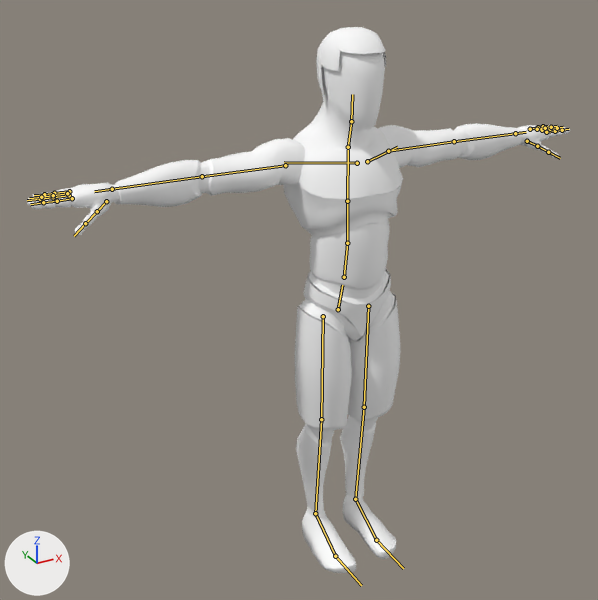
Before and after pictures for a commit that changed the glTF model play/models/player.glb.
Before and after are seen from a camera (50 mm lens) standing at (-1.36, -2.15, 2.09) and looking at (-0.17, 0.02, 1.0). The lights are fixed; the arrows at lower left show +X, +Y and +Z. The picture after the commit comes second. The bones that change, and the others that lie on the model, are drawn over the model as lines.

The first picture shows 'Player'.
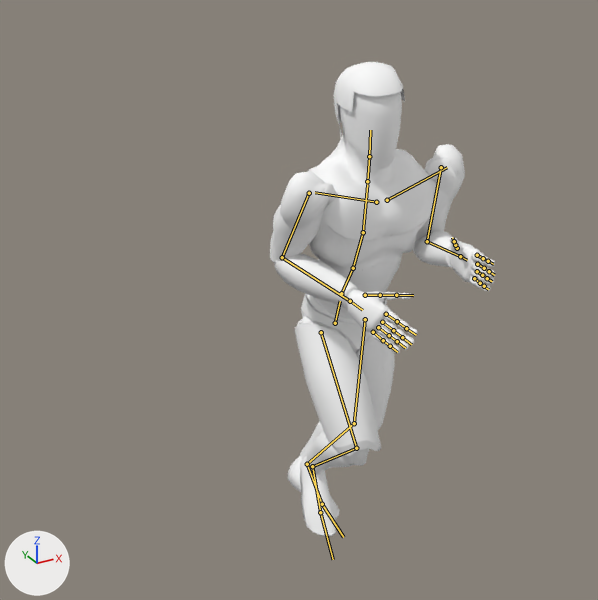
The newer file adds an action. The first version stands in its rest pose; the second is drawn at frame 4 of the action 'runCmu'.

Where the change shows, as pixel boxes (x1, y1, x2, y2) in the pictures (598 x 600 px):
'Player', posed (58% narrower, 13% shorter): before (27, 27, 570, 573); after (270, 62, 495, 537)
bone 'DEF-hips', root to tip: before (338, 309) to (342, 285); after (335, 323) to (340, 301)
bone 'DEF-spine001', root to tip: before (344, 277) to (347, 243); after (341, 293) to (353, 268)
bone 'DEF-spine002', root to tip: before (347, 243) to (347, 201); after (353, 268) to (363, 232)
bone 'DEF-spine003', root to tip: before (347, 201) to (348, 150); after (363, 232) to (367, 184)
bone 'DEF-neck', root to tip: before (348, 147) to (351, 121); after (367, 181) to (369, 156)
bone 'DEF-head', root to tip: before (351, 121) to (352, 94); after (369, 156) to (370, 130)
bone 'DEF-shoulderL', root to tip: before (367, 161) to (397, 147); after (387, 200) to (447, 167)
bone 'DEF-upper_armL', root to tip: before (388, 151) to (454, 141); after (441, 167) to (427, 241)
bone 'DEF-forearmL', root to tip: before (454, 141) to (515, 133); after (427, 241) to (460, 256)
bone 'DEF-handL', root to tip: before (515, 133) to (526, 132); after (460, 256) to (467, 260)
bone 'DEF-shoulderR', root to tip: before (357, 163) to (284, 162); after (376, 202) to (315, 192)
bone 'DEF-upper_armR', root to tip: before (285, 165) to (202, 176); after (309, 193) to (282, 257)
bone 'DEF-forearmR', root to tip: before (202, 176) to (112, 189); after (282, 257) to (350, 301)
bone 'DEF-handR', root to tip: before (112, 189) to (94, 191); after (350, 301) to (362, 310)
bone 'DEF-thighL', root to tip: before (368, 306) to (364, 407); after (365, 319) to (354, 423)
bone 'DEF-shinL', root to tip: before (364, 407) to (355, 499); after (354, 423) to (307, 464)
bone 'DEF-footL', root to tip: before (355, 499) to (376, 540); after (307, 464) to (322, 504)
bone 'DEF-toeL', root to tip: before (376, 540) to (403, 568); after (322, 504) to (343, 537)
bone 'DEF-thighR', root to tip: before (323, 316) to (321, 419); after (321, 332) to (356, 448)
bone 'DEF-shinR', root to tip: before (321, 419) to (315, 513); after (356, 448) to (312, 466)
bone 'DEF-footR', root to tip: before (315, 513) to (335, 556); after (312, 466) to (320, 512)
bone 'DEF-toeR', root to tip: before (335, 556) to (361, 585); after (320, 512) to (333, 559)

Edits to the bpy script that builds the scene:
```text
Change bone_def_hips:
    where bone_def_hips = bpy.data.objects['Rig'].pose.bones['DEF-hips']  # child of 'root'
    bone_def_hips.location: (0.0, 0.0, 0.0) -> (0.002, -0.063, -0.004)
    bone_def_hips.rotation_quaternion: (1.0, 0.0, 0.0, 0.0) -> (0.999, 0.039, 0.013, 0.017)  # degrees (0, 0, 0) -> degrees (4, 1, 2)
Change bone_def_spine001:
    where bone_def_spine001 = bpy.data.objects['Rig'].pose.bones['DEF-spine001']  # child of 'DEF-hips'
    bone_def_spine001.rotation_quaternion: (1.0, 0.0, 0.0, 0.0) -> (0.989, 0.141, -0.005, -0.036)  # degrees (0, 0, 0) -> degrees (16, 0, -4)
Change bone_def_spine002:
    where bone_def_spine002 = bpy.data.objects['Rig'].pose.bones['DEF-spine002']  # child of 'DEF-spine001'
    bone_def_spine002.rotation_quaternion: (1.0, 0.0, 0.0, 0.0) -> (1.0, -0.01, 0.0, 0.003)  # degrees (0, 0, 0) -> degrees (-1, 0, 0)
Change bone_def_spine003:
    where bone_def_spine003 = bpy.data.objects['Rig'].pose.bones['DEF-spine003']  # child of 'DEF-spine002'
    bone_def_spine003.rotation_quaternion: (1.0, 0.0, 0.0, 0.0) -> (0.996, -0.091, -0.001, 0.024)  # degrees (0, 0, 0) -> degrees (-10, 0, 3)
Change bone_def_neck:
    where bone_def_neck = bpy.data.objects['Rig'].pose.bones['DEF-neck']  # child of 'DEF-spine003'
    bone_def_neck.rotation_quaternion: (1.0, 0.0, 0.0, 0.0) -> (0.995, -0.08, -0.048, 0.031)  # degrees (0, 0, 0) -> degrees (-9, -5, 4)
Change bone_def_head:
    where bone_def_head = bpy.data.objects['Rig'].pose.bones['DEF-head']  # child of 'DEF-neck'
    bone_def_head.rotation_quaternion: (1.0, 0.0, 0.0, 0.0) -> (0.999, 0.043, -0.015, 0.01)  # degrees (0, 0, 0) -> degrees (5, -2, 1)
Change bone_def_shoulderl:
    where bone_def_shoulderl = bpy.data.objects['Rig'].pose.bones['DEF-shoulderL']  # child of 'DEF-spine003'
    bone_def_shoulderl.rotation_quaternion: (1.0, 0.0, 0.0, 0.0) -> (0.946, 0.184, 0.005, -0.267)  # degrees (0, 0, 0) -> degrees (20, 6, -30)
Change bone_def_upper_arml:
    where bone_def_upper_arml = bpy.data.objects['Rig'].pose.bones['DEF-upper_armL']  # child of 'DEF-shoulderL'
    bone_def_upper_arml.rotation_quaternion: (1.0, 0.0, 0.0, 0.0) -> (0.611, 0.181, 0.028, -0.77)  # degrees (0, 0, 0) -> degrees (11, 18, -101)
Change bone_def_forearml:
    where bone_def_forearml = bpy.data.objects['Rig'].pose.bones['DEF-forearmL']  # child of 'DEF-upper_armL'
    bone_def_forearml.rotation_quaternion: (1.0, 0.0, 0.0, 0.0) -> (0.558, 0.716, 0.007, 0.419)  # degrees (0, 0, 0) -> degrees (92, -36, 36)
Change bone_def_handl:
    where bone_def_handl = bpy.data.objects['Rig'].pose.bones['DEF-handL']  # child of 'DEF-forearmL'
    bone_def_handl.rotation_quaternion: (1.0, 0.0, 0.0, 0.0) -> (0.967, -0.012, -0.256, -0.009)  # degrees (0, 0, 0) -> degrees (-1, -30, -1)
Change bone_def_shoulderr:
    where bone_def_shoulderr = bpy.data.objects['Rig'].pose.bones['DEF-shoulderR']  # child of 'DEF-spine003'
    bone_def_shoulderr.rotation_quaternion: (1.0, 0.0, 0.0, 0.0) -> (0.962, 0.15, -0.003, 0.228)  # degrees (0, 0, 0) -> degrees (17, -4, 26)
Change bone_def_upper_armr:
    where bone_def_upper_armr = bpy.data.objects['Rig'].pose.bones['DEF-upper_armR']  # child of 'DEF-shoulderR'
    bone_def_upper_armr.rotation_quaternion: (1.0, 0.0, 0.0, 0.0) -> (0.569, 0.137, -0.192, 0.788)  # degrees (0, 0, 0) -> degrees (-9, -26, 111)
Change bone_def_forearmr:
    where bone_def_forearmr = bpy.data.objects['Rig'].pose.bones['DEF-forearmR']  # child of 'DEF-upper_armR'
    bone_def_forearmr.rotation_quaternion: (1.0, 0.0, 0.0, 0.0) -> (0.636, 0.665, -0.007, -0.39)  # degrees (0, 0, 0) -> degrees (82, 31, -36)
Change bone_def_handr:
    where bone_def_handr = bpy.data.objects['Rig'].pose.bones['DEF-handR']  # child of 'DEF-forearmR'
    bone_def_handr.rotation_quaternion: (1.0, 0.0, 0.0, 0.0) -> (0.993, -0.012, 0.117, 0.005)  # degrees (0, 0, 0) -> degrees (-1, 13, 0)
Change bone_def_thighl:
    where bone_def_thighl = bpy.data.objects['Rig'].pose.bones['DEF-thighL']  # child of 'DEF-hips'
    bone_def_thighl.rotation_quaternion: (1.0, 0.0, 0.0, 0.0) -> (0.996, -0.061, -0.002, 0.072)  # degrees (0, 0, 0) -> degrees (-7, 0, 8)
Change bone_def_shinl:
    where bone_def_shinl = bpy.data.objects['Rig'].pose.bones['DEF-shinL']  # child of 'DEF-thighL'
    bone_def_shinl.rotation_quaternion: (1.0, 0.0, 0.0, 0.0) -> (0.947, 0.322, 0.006, 0.002)  # degrees (0, 0, 0) -> degrees (38, 1, 0)
Change bone_def_footl:
    where bone_def_footl = bpy.data.objects['Rig'].pose.bones['DEF-footL']  # child of 'DEF-shinL'
    bone_def_footl.rotation_quaternion: (1.0, 0.0, 0.0, 0.0) -> (0.95, -0.265, -0.156, 0.052)  # degrees (0, 0, 0) -> degrees (-33, -16, 11)
Change bone_def_toel:
    where bone_def_toel = bpy.data.objects['Rig'].pose.bones['DEF-toeL']  # child of 'DEF-footL'
    bone_def_toel.rotation_quaternion: (1.0, 0.0, 0.0, 0.0) -> (-0.994, 0.083, 0.027, 0.06)  # degrees (0, 0, 0) -> degrees (-9, -4, -7)
Change bone_def_thighr:
    where bone_def_thighr = bpy.data.objects['Rig'].pose.bones['DEF-thighR']  # child of 'DEF-hips'
    bone_def_thighr.rotation_quaternion: (1.0, 0.0, 0.0, 0.0) -> (0.941, -0.339, 0.021, 0.006)  # degrees (0, 0, 0) -> degrees (-40, 3, 0)
Change bone_def_shinr:
    where bone_def_shinr = bpy.data.objects['Rig'].pose.bones['DEF-shinR']  # child of 'DEF-thighR'
    bone_def_shinr.rotation_quaternion: (1.0, 0.0, 0.0, 0.0) -> (0.768, 0.641, -0.005, -0.005)  # degrees (0, 0, 0) -> degrees (80, 0, -1)
Change bone_def_footr:
    where bone_def_footr = bpy.data.objects['Rig'].pose.bones['DEF-footR']  # child of 'DEF-shinR'
    bone_def_footr.rotation_quaternion: (1.0, 0.0, 0.0, 0.0) -> (0.976, -0.129, 0.174, 0.027)  # degrees (0, 0, 0) -> degrees (-15, 20, 1)
Change bone_def_toer:
    where bone_def_toer = bpy.data.objects['Rig'].pose.bones['DEF-toeR']  # child of 'DEF-footR'
    bone_def_toer.rotation_quaternion: (1.0, 0.0, 0.0, 0.0) -> (-0.988, 0.149, -0.025, -0.035)  # degrees (0, 0, 0) -> degrees (-17, 3, 4)
```
